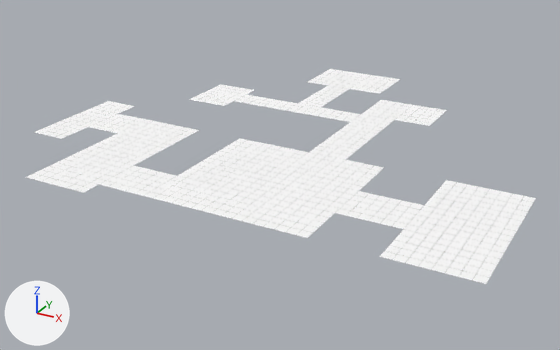
Before and after pictures for a commit that changed the OBJ model pro_builder_test/Assets/ProgrammerSample/SampleScene/Mockver3/Road/Road_00.obj.
One viewpoint serves both versions: a camera (50 mm lens) standing at (31.9, -70.9, 28.8) and looking at (-4.4, -4.9, -4.2). The axes (+X, +Y, +Z) are drawn at lower left. The lights are the same throughout. Where no turn or scale is listed for an object, it has been applied to the vertices.

The first picture shows 'Road_00'.
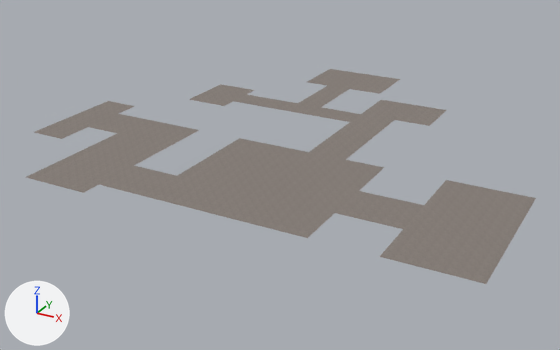
Pixel boxes [x1, y1, x2, y2] of what changed, in the pictures (560 x 350 px):
'Road_00', recoloured (white to grey)
    both: [26, 69, 536, 284]

The edits, one by one:
Picture 'floor_hospital00_A.png' (img_floor_hospital00_a_png) is new.
Picture 'floor_hospital00_M.png' (img_floor_hospital00_m_png) is new.
Picture 'floor_hospital00_N.png' (img_floor_hospital00_n_png) is new.
Material 'ground' (mat_ground) is new.
Uses the picture img_floor_hospital00_a_png.
Uses the picture img_floor_hospital00_m_png.
Uses the picture img_floor_hospital00_n_png.
me_road_00 has 70 vertices, 36 faces and spans x -28.0..22.0, y -25.0..21.0, z 0.0.
me_road_00 no longer uses material mat_probuilderdefault (picture img_gridbox_default_png).
me_road_00 now uses material mat_ground.
